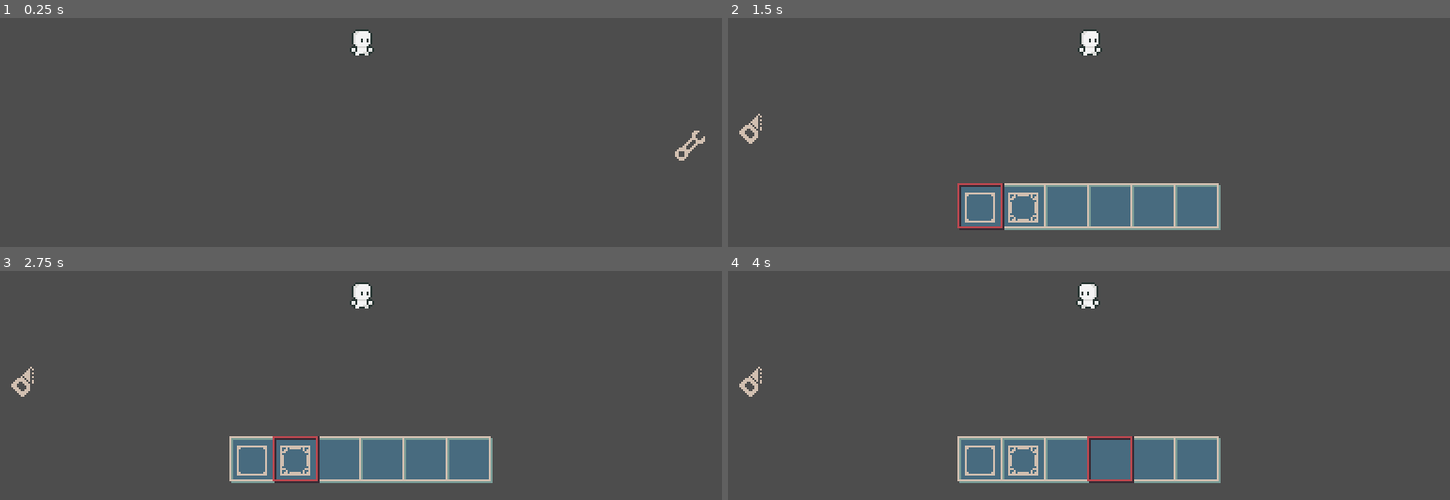
Above: before the commit, frames 1-4 (two rows, left to right).
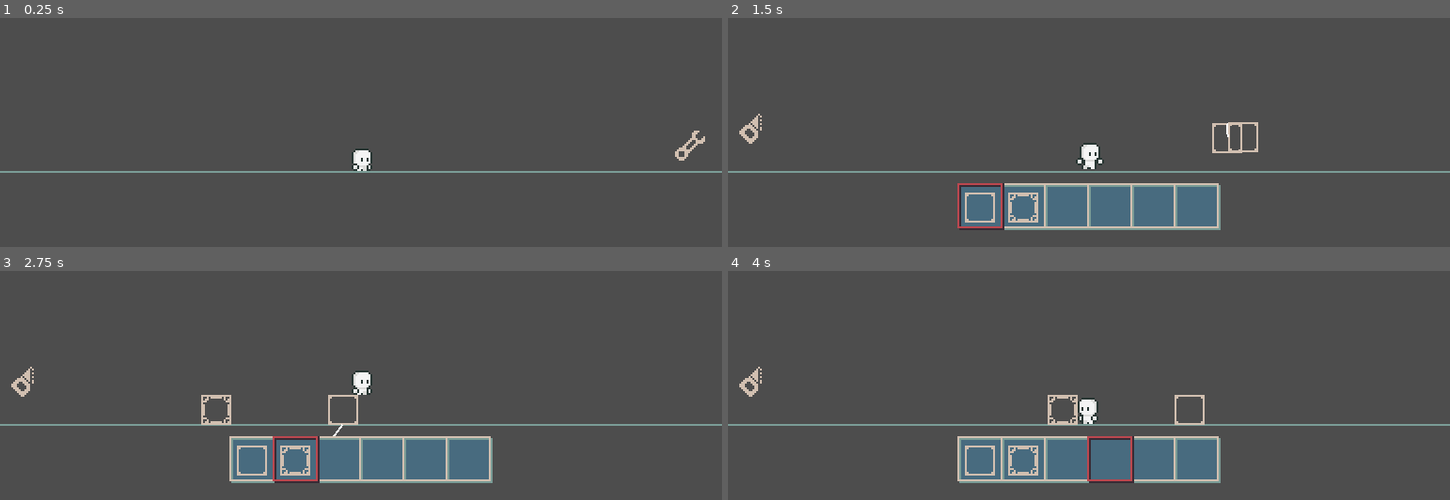
Above: after the commit, the same moments.

Repository: EricSanchezok/galaxy
Game: Godot game, scene res://Main/Maps/Main/main_map.tscn
Two runs of this game, one before a commit and one after it. Both use one fixed random seed, a clock stepped at 60 frames per second and the inputs below. Before the commit the project starts from res://Main/Maps/TestMap/test_map.tscn.
Inputs (mouse positions are in pixels of both pictures, inside the frame that each line leads up to):
- Up to frame 1 (0.25 s): no input
- Up to frame 2 (1.5 s): click (1399, 130) at 0.5 s; move the mouse to (1247, 24) at 1.27 s; hold Right (Right) from 1.28 s (still down); hold 1 (1) from 1.28 s (still down); click (1247, 24) at 1.42 s
- Up to frame 3 (2.75 s): tap Up (Up) at 1.52 s; tap 2 (2) at 1.55 s; release Right (Right) at 2 s; release 1 (1) at 2 s; drag from (216, 316) to (324, 378) at 2.02 s
- Up to frame 4 (4 s): move the mouse to (outside the picture) at 2.77 s; hold Left (Left) 2.78-3.5 s; hold 3 (3) 2.78-3.5 s; click (outside the picture) at 2.92 s; tap 4 (4) at 3.05 s; drag from (1052, 378) to (outside the picture) at 3.52 s

The runs differ from the first frame. In frame 1, 1.4% of the frame differs, in the area x 0-100%, y 4-68%; in frame 2, 1.7%; in frame 3, 1.8%, in the area x 0-100%, y 4-73%; in frame 4, 1.8%.
Error before the commit: Invalid access of index '-1' on a base object of type: 'Array'. (res://Main/Classes/Player/edit_screen.gd:97)
Error after the commit: Invalid access of index '-1' on a base object of type: 'Array'. (res://Main/Classes/Player/edit_screen.gd:98)

Commit message:
鼠标出大问题

Diff:
--- a/Main/Classes/BlockBase/block_base.gd
+++ b/Main/Classes/BlockBase/block_base.gd
@@ -1,8 +1,7 @@
 class_name BlockBase
 extends RigidBody2D
 
-@onready var sprite_2d_icon: Sprite2D = $Sprite2D_Icon
-
+@onready var sprite_2d_texture: Sprite2D = $Sprite2D_Texture
 @onready var collision_shape_2d_phy: CollisionShape2D = $CollisionShape2D_Phy
 @onready var area_2d_drag: Area2D = $Area2D_Drag
 @onready var line_2d_combine: Line2D = $Line2D_Combine
@@ -172,9 +171,9 @@
 	tween_scale = create_tween().set_ease(Tween.EASE_OUT).set_trans(Tween.TRANS_ELASTIC)
 
 	if is_reduce:
-		tween_scale.tween_property(sprite_2d_icon, "scale", Vector2(0.8, 0.8), 0.2)
+		tween_scale.tween_property(sprite_2d_texture, "scale", Vector2(0.8, 0.8), 0.2)
 	else:
-		tween_scale.tween_property(sprite_2d_icon, "scale", Vector2(1.0, 1.0), 0.2)
+		tween_scale.tween_property(sprite_2d_texture, "scale", Vector2(1.0, 1.0), 0.2)
 
 func _on_area_2d_drag_area_entered(area: Area2D) -> void:
 	blocks_nearby.append(area.owner)
--- a/Main/Classes/BlockBase/block_base.tscn
+++ b/Main/Classes/BlockBase/block_base.tscn
@@ -7,7 +7,7 @@
 freeze_mode = 1
 script = ExtResource("1_elwo3")
 
-[node name="Sprite2D_Icon" type="Sprite2D" parent="."]
+[node name="Sprite2D_Texture" type="Sprite2D" parent="."]
 
 [node name="CollisionShape2D_Phy" type="CollisionShape2D" parent="."]
 
--- a/Main/Classes/Button/my_button.gd
+++ b/Main/Classes/Button/my_button.gd
@@ -1,6 +1,6 @@
 extends Button
 
-@onready var texture_rect_icon: TextureRect = $TextureRect_Icon
+@onready var texture_rect_texture: TextureRect = $TextureRect_Texture
 
 var tween_color: Tween
 var tween_scale: Tween
--- a/Main/Classes/Button/my_button.tscn
+++ b/Main/Classes/Button/my_button.tscn
@@ -9,7 +9,7 @@
 theme = ExtResource("1_5ex3f")
 script = ExtResource("1_btbsj")
 
-[node name="TextureRect_Icon" type="TextureRect" parent="."]
+[node name="TextureRect_Texture" type="TextureRect" parent="."]
 custom_minimum_size = Vector2(16, 16)
 layout_mode = 0
 offset_right = 16.0
--- a/Main/Classes/ModelCore/model_core.gd
+++ b/Main/Classes/ModelCore/model_core.gd
@@ -63,7 +63,7 @@
 
 func delete_block(block: BlockBase) -> void:
 	print("Delete Block: ", block)
-	block.core == null
+	block.core = null
 
 	total_mass -= block.mass
 	mass = total_mass
--- a/Main/Classes/Player/edit_screen.gd
+++ b/Main/Classes/Player/edit_screen.gd
@@ -10,6 +10,7 @@
 
 @onready var button_delete_block: Button = $HBoxContainer/Control_Left/ButtonDeleteBlock
 
+@onready var camera_2d: Camera2D = $"../../Camera2D"
 
 var blocks = {
 	0: preload("res://Main/Scenes/Blocks/Structures/LightArmor/light_armor.tscn"),
@@ -136,8 +137,9 @@
 	items[index].icon_id = -1
 
 func block_follow_cursor() -> void:
-	var mouse_position = get_global_mouse_position()
-
+	var mouse_position = get_global_mouse_position() + camera_2d.global_position - get_viewport_rect().size / 2
+	print(camera_2d.global_position)
+	# print(mouse_position + camera_2d.global_position)
 	if len(prep_blocks) > 0 and is_instance_valid(prep_blocks[-1]) and prep_blocks[-1].state == BlockBase.State.ON_CURSOR:
 		prep_blocks[-1].global_position = mouse_position
 		prep_blocks[-1].rotation = block_rotation
--- a/Main/Classes/Player/player.gd
+++ b/Main/Classes/Player/player.gd
@@ -1,7 +1,7 @@
 class_name Player
 extends CharacterBody2D
 
-@onready var sprite_2d_icon: Sprite2D = $Sprite2D_Icon
+@onready var sprite_2d_texture: Sprite2D = $Sprite2D_Texture
 @onready var coyote_timer: Timer = $CoyoteTimer
 @onready var jump_request_timer: Timer = $JumpRequestTimer
 @onready var animation_player: AnimationPlayer = $AnimationPlayer
@@ -23,7 +23,7 @@
 	velocity.y += gravity * _delta
 
 	if not is_zero_approx(direction):
-		sprite_2d_icon.flip_h = direction < 0
+		sprite_2d_texture.flip_h = direction < 0
 
 	move_and_slide()
 
--- a/Main/Classes/Player/player.tscn
+++ b/Main/Classes/Player/player.tscn
@@ -242,7 +242,7 @@
 tracks/0/type = "value"
 tracks/0/imported = false
 tracks/0/enabled = true
-tracks/0/path = NodePath("Sprite2D_Icon:texture:atlas")
+tracks/0/path = NodePath("Sprite2D_Texture:texture:atlas")
 tracks/0/interp = 1
 tracks/0/loop_wrap = true
 tracks/0/keys = {
@@ -254,7 +254,7 @@
 tracks/1/type = "value"
 tracks/1/imported = false
 tracks/1/enabled = true
-tracks/1/path = NodePath("Sprite2D_Icon:frame_coords")
+tracks/1/path = NodePath("Sprite2D_Texture:frame_coords")
 tracks/1/interp = 1
 tracks/1/loop_wrap = true
 tracks/1/keys = {
@@ -272,7 +272,7 @@
 tracks/0/type = "value"
 tracks/0/imported = false
 tracks/0/enabled = true
-tracks/0/path = NodePath("Sprite2D_Icon:texture:atlas")
+tracks/0/path = NodePath("Sprite2D_Texture:texture:atlas")
 tracks/0/interp = 1
 tracks/0/loop_wrap = true
 tracks/0/keys = {
@@ -284,7 +284,7 @@
 tracks/1/type = "value"
 tracks/1/imported = false
 tracks/1/enabled = true
-tracks/1/path = NodePath("Sprite2D_Icon:hframes")
+tracks/1/path = NodePath("Sprite2D_Texture:hframes")
 tracks/1/interp = 1
 tracks/1/loop_wrap = true
 tracks/1/keys = {
@@ -296,7 +296,7 @@
 tracks/2/type = "value"
 tracks/2/imported = false
 tracks/2/enabled = true
-tracks/2/path = NodePath("Sprite2D_Icon:vframes")
+tracks/2/path = NodePath("Sprite2D_Texture:vframes")
 tracks/2/interp = 1
 tracks/2/loop_wrap = true
 tracks/2/keys = {
@@ -308,7 +308,7 @@
 tracks/3/type = "value"
 tracks/3/imported = false
 tracks/3/enabled = true
-tracks/3/path = NodePath("Sprite2D_Icon:frame_coords")
+tracks/3/path = NodePath("Sprite2D_Texture:frame_coords")
 tracks/3/interp = 1
 tracks/3/loop_wrap = true
 tracks/3/keys = {
@@ -326,7 +326,7 @@
 tracks/0/type = "value"
 tracks/0/imported = false
 tracks/0/enabled = true
-tracks/0/path = NodePath("Sprite2D_Icon:texture:atlas")
+tracks/0/path = NodePath("Sprite2D_Texture:texture:atlas")
 tracks/0/interp = 1
 tracks/0/loop_wrap = true
 tracks/0/keys = {
@@ -338,7 +338,7 @@
 tracks/1/type = "value"
 tracks/1/imported = false
 tracks/1/enabled = true
-tracks/1/path = NodePath("Sprite2D_Icon:hframes")
+tracks/1/path = NodePath("Sprite2D_Texture:hframes")
 tracks/1/interp = 1
 tracks/1/loop_wrap = true
 tracks/1/keys = {
@@ -350,7 +350,7 @@
 tracks/2/type = "value"
 tracks/2/imported = false
 tracks/2/enabled = true
-tracks/2/path = NodePath("Sprite2D_Icon:vframes")
+tracks/2/path = NodePath("Sprite2D_Texture:vframes")
 tracks/2/interp = 1
 tracks/2/loop_wrap = true
 tracks/2/keys = {
@@ -362,7 +362,7 @@
 tracks/3/type = "value"
 tracks/3/imported = false
 tracks/3/enabled = true
-tracks/3/path = NodePath("Sprite2D_Icon:frame_coords")
+tracks/3/path = NodePath("Sprite2D_Texture:frame_coords")
 tracks/3/interp = 1
 tracks/3/loop_wrap = true
 tracks/3/keys = {
@@ -380,7 +380,7 @@
 tracks/0/type = "value"
 tracks/0/imported = false
 tracks/0/enabled = true
-tracks/0/path = NodePath("Sprite2D_Icon:frame_coords")
+tracks/0/path = NodePath("Sprite2D_Texture:frame_coords")
 tracks/0/interp = 1
 tracks/0/loop_wrap = true
 tracks/0/keys = {
@@ -392,7 +392,7 @@
 tracks/1/type = "value"
 tracks/1/imported = false
 tracks/1/enabled = true
-tracks/1/path = NodePath("Sprite2D_Icon:texture:atlas")
+tracks/1/path = NodePath("Sprite2D_Texture:texture:atlas")
 tracks/1/interp = 1
 tracks/1/loop_wrap = true
 tracks/1/keys = {
@@ -404,7 +404,7 @@
 tracks/2/type = "value"
 tracks/2/imported = false
 tracks/2/enabled = true
-tracks/2/path = NodePath("Sprite2D_Icon:hframes")
+tracks/2/path = NodePath("Sprite2D_Texture:hframes")
 tracks/2/interp = 1
 tracks/2/loop_wrap = true
 tracks/2/keys = {
@@ -416,7 +416,7 @@
 tracks/3/type = "value"
 tracks/3/imported = false
 tracks/3/enabled = true
-tracks/3/path = NodePath("Sprite2D_Icon:vframes")
+tracks/3/path = NodePath("Sprite2D_Texture:vframes")
 tracks/3/interp = 1
 tracks/3/loop_wrap = true
 tracks/3/keys = {
@@ -434,7 +434,7 @@
 tracks/0/type = "value"
 tracks/0/imported = false
 tracks/0/enabled = true
-tracks/0/path = NodePath("Sprite2D_Icon:frame_coords")
+tracks/0/path = NodePath("Sprite2D_Texture:frame_coords")
 tracks/0/interp = 1
 tracks/0/loop_wrap = true
 tracks/0/keys = {
@@ -446,7 +446,7 @@
 tracks/1/type = "value"
 tracks/1/imported = false
 tracks/1/enabled = true
-tracks/1/path = NodePath("Sprite2D_Icon:texture:atlas")
+tracks/1/path = NodePath("Sprite2D_Texture:texture:atlas")
 tracks/1/interp = 1
 tracks/1/loop_wrap = true
 tracks/1/keys = {
@@ -458,7 +458,7 @@
 tracks/2/type = "value"
 tracks/2/imported = false
 tracks/2/enabled = true
-tracks/2/path = NodePath("Sprite2D_Icon:hframes")
+tracks/2/path = NodePath("Sprite2D_Texture:hframes")
 tracks/2/interp = 1
 tracks/2/loop_wrap = true
 tracks/2/keys = {
@@ -470,7 +470,7 @@
 tracks/3/type = "value"
 tracks/3/imported = false
 tracks/3/enabled = true
-tracks/3/path = NodePath("Sprite2D_Icon:vframes")
+tracks/3/path = NodePath("Sprite2D_Texture:vframes")
 tracks/3/interp = 1
 tracks/3/loop_wrap = true
 tracks/3/keys = {
@@ -488,7 +488,7 @@
 tracks/0/type = "value"
 tracks/0/imported = false
 tracks/0/enabled = true
-tracks/0/path = NodePath("Sprite2D_Icon:texture:atlas")
+tracks/0/path = NodePath("Sprite2D_Texture:texture:atlas")
 tracks/0/interp = 1
 tracks/0/loop_wrap = true
 tracks/0/keys = {
@@ -500,7 +500,7 @@
 tracks/1/type = "value"
 tracks/1/imported = false
 tracks/1/enabled = true
-tracks/1/path = NodePath("Sprite2D_Icon:hframes")
+tracks/1/path = NodePath("Sprite2D_Texture:hframes")
 tracks/1/interp = 1
 tracks/1/loop_wrap = true
 tracks/1/keys = {
@@ -512,7 +512,7 @@
 tracks/2/type = "value"
 tracks/2/imported = false
 tracks/2/enabled = true
-tracks/2/path = NodePath("Sprite2D_Icon:vframes")
+tracks/2/path = NodePath("Sprite2D_Texture:vframes")
 tracks/2/interp = 1
 tracks/2/loop_wrap = true
 tracks/2/keys = {
@@ -524,7 +524,7 @@
 tracks/3/type = "value"
 tracks/3/imported = false
 tracks/3/enabled = true
-tracks/3/path = NodePath("Sprite2D_Icon:frame_coords")
+tracks/3/path = NodePath("Sprite2D_Texture:frame_coords")
 tracks/3/interp = 1
 tracks/3/loop_wrap = true
 tracks/3/keys = {
@@ -542,7 +542,7 @@
 tracks/0/type = "value"
 tracks/0/imported = false
 tracks/0/enabled = true
-tracks/0/path = NodePath("Sprite2D_Icon:texture:atlas")
+tracks/0/path = NodePath("Sprite2D_Texture:texture:atlas")
 tracks/0/interp = 1
 tracks/0/loop_wrap = true
 tracks/0/keys = {
@@ -554,7 +554,7 @@
 tracks/1/type = "value"
 tracks/1/imported = false
 tracks/1/enabled = true
-tracks/1/path = NodePath("Sprite2D_Icon:hframes")
+tracks/1/path = NodePath("Sprite2D_Texture:hframes")
 tracks/1/interp = 1
 tracks/1/loop_wrap = true
 tracks/1/keys = {
@@ -566,7 +566,7 @@
 tracks/2/type = "value"
 tracks/2/imported = false
 tracks/2/enabled = true
-tracks/2/path = NodePath("Sprite2D_Icon:vframes")
+tracks/2/path = NodePath("Sprite2D_Texture:vframes")
 tracks/2/interp = 1
 tracks/2/loop_wrap = true
 tracks/2/keys = {
@@ -578,7 +578,7 @@
 tracks/3/type = "value"
 tracks/3/imported = false
 tracks/3/enabled = true
-tracks/3/path = NodePath("Sprite2D_Icon:frame_coords")
+tracks/3/path = NodePath("Sprite2D_Texture:frame_coords")
 tracks/3/interp = 1
 tracks/3/loop_wrap = true
 tracks/3/keys = {
@@ -596,7 +596,7 @@
 tracks/0/type = "value"
 tracks/0/imported = false
 tracks/0/enabled = true
-tracks/0/path = NodePath("Sprite2D_Icon:texture:atlas")
+tracks/0/path = NodePath("Sprite2D_Texture:texture:atlas")
 tracks/0/interp = 1
 tracks/0/loop_wrap = true
 tracks/0/keys = {
@@ -608,7 +608,7 @@
 tracks/1/type = "value"
 tracks/1/imported = false
 tracks/1/enabled = true
-tracks/1/path = NodePath("Sprite2D_Icon:hframes")
+tracks/1/path = NodePath("Sprite2D_Texture:hframes")
 tracks/1/interp = 1
 tracks/1/loop_wrap = true
 tracks/1/keys = {
@@ -620,7 +620,7 @@
 tracks/2/type = "value"
 tracks/2/imported = false
 tracks/2/enabled = true
-tracks/2/path = NodePath("Sprite2D_Icon:vframes")
+tracks/2/path = NodePath("Sprite2D_Texture:vframes")
 tracks/2/interp = 1
 tracks/2/loop_wrap = true
 tracks/2/keys = {
@@ -632,7 +632,7 @@
 tracks/3/type = "value"
 tracks/3/imported = false
 tracks/3/enabled = true
-tracks/3/path = NodePath("Sprite2D_Icon:frame_coords")
+tracks/3/path = NodePath("Sprite2D_Texture:frame_coords")
 tracks/3/interp = 1
 tracks/3/loop_wrap = true
 tracks/3/keys = {
@@ -649,7 +649,7 @@
 tracks/0/type = "value"
 tracks/0/imported = false
 tracks/0/enabled = true
-tracks/0/path = NodePath("Sprite2D_Icon:texture:atlas")
+tracks/0/path = NodePath("Sprite2D_Texture:texture:atlas")
 tracks/0/interp = 1
 tracks/0/loop_wrap = true
 tracks/0/keys = {
@@ -661,7 +661,7 @@
 tracks/1/type = "value"
 tracks/1/imported = false
 tracks/1/enabled = true
-tracks/1/path = NodePath("Sprite2D_Icon:hframes")
+tracks/1/path = NodePath("Sprite2D_Texture:hframes")
 tracks/1/interp = 1
 tracks/1/loop_wrap = true
 tracks/1/keys = {
@@ -673,7 +673,7 @@
 tracks/2/type = "value"
 tracks/2/imported = false
 tracks/2/enabled = true
-tracks/2/path = NodePath("Sprite2D_Icon:vframes")
+tracks/2/path = NodePath("Sprite2D_Texture:vframes")
 tracks/2/interp = 1
 tracks/2/loop_wrap = true
 tracks/2/keys = {
@@ -685,7 +685,7 @@
 tracks/3/type = "value"
 tracks/3/imported = false
 tracks/3/enabled = true
-tracks/3/path = NodePath("Sprite2D_Icon:frame_coords")
+tracks/3/path = NodePath("Sprite2D_Texture:frame_coords")
 tracks/3/interp = 1
 tracks/3/loop_wrap = true
 tracks/3/keys = {
@@ -703,7 +703,7 @@
 tracks/0/type = "value"
 tracks/0/imported = false
 tracks/0/enabled = true
-tracks/0/path = NodePath("Sprite2D_Icon:texture:atlas")
+tracks/0/path = NodePath("Sprite2D_Texture:texture:atlas")
 tracks/0/interp = 1
 tracks/0/loop_wrap = true
 tracks/0/keys = {
@@ -715,7 +715,7 @@
 tracks/1/type = "value"
 tracks/1/imported = false
 tracks/1/enabled = true
-tracks/1/path = NodePath("Sprite2D_Icon:hframes")
+tracks/1/path = NodePath("Sprite2D_Texture:hframes")
 tracks/1/interp = 1
 tracks/1/loop_wrap = true
 tracks/1/keys = {
@@ -727,7 +727,7 @@
 tracks/2/type = "value"
 tracks/2/imported = false
 tracks/2/enabled = true
-tracks/2/path = NodePath("Sprite2D_Icon:vframes")
+tracks/2/path = NodePath("Sprite2D_Texture:vframes")
 tracks/2/interp = 1
 tracks/2/loop_wrap = true
 tracks/2/keys = {
@@ -739,7 +739,7 @@
 tracks/3/type = "value"
 tracks/3/imported = false
 tracks/3/enabled = true
-tracks/3/path = NodePath("Sprite2D_Icon:frame_coords")
+tracks/3/path = NodePath("Sprite2D_Texture:frame_coords")
 tracks/3/interp = 1
 tracks/3/loop_wrap = true
 tracks/3/keys = {
@@ -757,7 +757,7 @@
 tracks/0/type = "value"
 tracks/0/imported = false
 tracks/0/enabled = true
-tracks/0/path = NodePath("Sprite2D_Icon:texture:atlas")
+tracks/0/path = NodePath("Sprite2D_Texture:texture:atlas")
 tracks/0/interp = 1
 tracks/0/loop_wrap = true
 tracks/0/keys = {
@@ -769,7 +769,7 @@
 tracks/1/type = "value"
 tracks/1/imported = false
 tracks/1/enabled = true
-tracks/1/path = NodePath("Sprite2D_Icon:hframes")
+tracks/1/path = NodePath("Sprite2D_Texture:hframes")
 tracks/1/interp = 1
 tracks/1/loop_wrap = true
 tracks/1/keys = {
@@ -781,7 +781,7 @@
 tracks/2/type = "value"
 tracks/2/imported = false
 tracks/2/enabled = true
-tracks/2/path = NodePath("Sprite2D_Icon:vframes")
+tracks/2/path = NodePath("Sprite2D_Texture:vframes")
 tracks/2/interp = 1
 tracks/2/loop_wrap = true
 tracks/2/keys = {
@@ -793,7 +793,7 @@
 tracks/3/type = "value"
 tracks/3/imported = false
 tracks/3/enabled = true
-tracks/3/path = NodePath("Sprite2D_Icon:frame_coords")
+tracks/3/path = NodePath("Sprite2D_Texture:frame_coords")
 tracks/3/interp = 1
 tracks/3/loop_wrap = true
 tracks/3/keys = {
@@ -958,11 +958,11 @@
 "": SubResource("AnimationLibrary_8tskc")
 }
 
-[node name="Sprite2D_Icon" type="Sprite2D" parent="."]
+[node name="Sprite2D_Texture" type="Sprite2D" parent="."]
 texture = SubResource("AtlasTexture_1skt7")
-hframes = 6
+hframes = 4
 vframes = 4
-frame = 19
+frame = 13
 
 [node name="CollisionShape2D" type="CollisionShape2D" parent="."]
 shape = SubResource("CapsuleShape2D_ae2ux")
@@ -984,6 +984,8 @@
 one_shot = true
 
 [node name="Camera2D" type="Camera2D" parent="."]
+limit_bottom = 40
+position_smoothing_speed = 12.0
 
 [connection signal="pressed" from="CanvasLayer/StatusScreen/ButtonEdit" to="CanvasLayer/StatusScreen" method="_on_button_edit_pressed"]
 [connection signal="pressed" from="CanvasLayer/StatusScreen/ButtonEdit" to="CanvasLayer/EditScreen" method="_on_button_edit_pressed"]
--- /dev/null
+++ b/Main/Maps/Main/main_map.tscn
@@ -0,0 +1,36 @@
+[gd_scene load_steps=3 format=3 uid="uid://b4s6i7miks016"]
+
+[ext_resource type="PackedScene" uid="uid://d3jq6jyru50ug" path="res://Main/Classes/Player/player.tscn" id="1_r0qfl"]
+
+[sub_resource type="RectangleShape2D" id="RectangleShape2D_vffb4"]
+size = Vector2(1000, 1)
+
+[node name="MainMap" type="Node2D"]
+
+[node name="CanvasLayer" type="CanvasLayer" parent="."]
+layer = -100
+visible = false
+
+[node name="ColorRect_Bg" type="ColorRect" parent="CanvasLayer"]
+anchors_preset = 15
+anchor_right = 1.0
+anchor_bottom = 1.0
+grow_horizontal = 2
+grow_vertical = 2
+color = Color(0.223529, 0.168627, 0.207843, 1)
+
+[node name="Line2D_Horizon" type="Line2D" parent="."]
+points = PackedVector2Array(-1000, 0, 1000, 0)
+width = 1.0
+default_color = Color(0.478431, 0.611765, 0.588235, 1)
+
+[node name="StaticBody2D_Horizon" type="StaticBody2D" parent="Line2D_Horizon"]
+collision_layer = 2
+collision_mask = 5
+
+[node name="CollisionShape2D" type="CollisionShape2D" parent="Line2D_Horizon/StaticBody2D_Horizon"]
+shape = SubResource("RectangleShape2D_vffb4")
+debug_color = Color(0.77318, 0.442552, 0, 0.42)
+
+[node name="Player" parent="." instance=ExtResource("1_r0qfl")]
+position = Vector2(0, -30)
--- a/Main/Maps/TestMap/test_map.tscn
+++ b/Main/Maps/TestMap/test_map.tscn
@@ -1,22 +1,26 @@
-[gd_scene load_steps=5 format=3 uid="uid://e6ylyatov72p"]
+[gd_scene load_steps=4 format=3 uid="uid://e6ylyatov72p"]
 
 [ext_resource type="Script" path="res://Main/Maps/TestMap/test_map.gd" id="1_40lxb"]
 [ext_resource type="PackedScene" uid="uid://d3jq6jyru50ug" path="res://Main/Classes/Player/player.tscn" id="2_ew28h"]
-[ext_resource type="PackedScene" uid="uid://btdvdowbcy1vi" path="res://Main/Scenes/Planets/StartPlanet/start_planet.tscn" id="2_yy7u8"]
 
-[sub_resource type="CircleShape2D" id="CircleShape2D_q5q4c"]
-radius = 120.0
+[sub_resource type="RectangleShape2D" id="RectangleShape2D_swbna"]
+size = Vector2(1000, 1)
 
 [node name="TestMap" type="Node2D"]
 script = ExtResource("1_40lxb")
 
-[node name="StartPlanet" parent="." instance=ExtResource("2_yy7u8")]
+[node name="Line2D_Horizon" type="Line2D" parent="."]
+points = PackedVector2Array(-1000, 0, 1000, 0)
+width = 1.0
+default_color = Color(0.478431, 0.611765, 0.588235, 1)
 
-[node name="RigidBody2D" type="RigidBody2D" parent="StartPlanet"]
+[node name="StaticBody2D_Horizon" type="StaticBody2D" parent="Line2D_Horizon"]
+collision_layer = 2
+collision_mask = 5
 
-[node name="CollisionShape2D" type="CollisionShape2D" parent="StartPlanet/RigidBody2D"]
-shape = SubResource("CircleShape2D_q5q4c")
-debug_color = Color(0.935634, 2.03112e-05, 0.635579, 0.42)
+[node name="CollisionShape2D" type="CollisionShape2D" parent="Line2D_Horizon/StaticBody2D_Horizon"]
+shape = SubResource("RectangleShape2D_swbna")
+debug_color = Color(0.77318, 0.442552, 0, 0.42)
 
 [node name="Player" parent="." instance=ExtResource("2_ew28h")]
-position = Vector2(2, -157)
+position = Vector2(1, -130)
--- a/Main/Scenes/Blocks/Structures/HeavyArmor/heavy_armor.tscn
+++ b/Main/Scenes/Blocks/Structures/HeavyArmor/heavy_armor.tscn
@@ -24,8 +24,8 @@
 id = 1
 max_durability = 100
 
-[node name="Sprite2D_Icon" parent="." index="0"]
-texture = SubResource("AtlasTexture_faxma")
+[node name="Sprite2D_Texture" parent="." index="0"]
+texture = SubResource("AtlasTexture_ns1h7")
 
 [node name="CollisionShape2D_Phy" parent="." index="1"]
 shape = SubResource("RectangleShape2D_eoxi5")
--- a/Main/Scenes/Blocks/Structures/LightArmor/light_armor.tscn
+++ b/Main/Scenes/Blocks/Structures/LightArmor/light_armor.tscn
@@ -21,8 +21,8 @@
 [node name="LightArmor" instance=ExtResource("1_atuuj")]
 script = ExtResource("2_mwqnf")
 
-[node name="Sprite2D_Icon" parent="." index="0"]
-texture = SubResource("AtlasTexture_d0mhx")
+[node name="Sprite2D_Texture" parent="." index="0"]
+texture = SubResource("AtlasTexture_5ocns")
 
 [node name="CollisionShape2D_Phy" parent="." index="1"]
 shape = SubResource("RectangleShape2D_knscl")
--- a/Main/Scenes/Planets/StartPlanet/start_planet.gd
+++ /dev/null
@@ -1 +0,0 @@
-extends GravField
--- a/Main/Scenes/Planets/StartPlanet/start_planet.tscn
+++ /dev/null
@@ -1,13 +0,0 @@
-[gd_scene load_steps=4 format=3 uid="uid://btdvdowbcy1vi"]
-
-[ext_resource type="PackedScene" uid="uid://b2d74k8bc28bc" path="res://Main/Classes/GravitationalField/gravitational_field.tscn" id="1_xhosd"]
-[ext_resource type="Script" path="res://Main/Scenes/Planets/StartPlanet/start_planet.gd" id="2_0p2ng"]
-
-[sub_resource type="CircleShape2D" id="CircleShape2D_v02vo"]
-radius = 512.0
-
-[node name="StartPlanet" instance=ExtResource("1_xhosd")]
-script = ExtResource("2_0p2ng")
-
-[node name="CollisionShape2D_Grav" parent="." index="0"]
-shape = SubResource("CircleShape2D_v02vo")
--- a/Main/Scenes/Ui/ButtonCross/button_cross.tscn
+++ b/Main/Scenes/Ui/ButtonCross/button_cross.tscn
@@ -3,11 +3,11 @@
 [ext_resource type="PackedScene" uid="uid://cplec8vnuoeeu" path="res://Main/Classes/Button/my_button.tscn" id="1_s84br"]
 [ext_resource type="Texture2D" uid="uid://ck1362ctg5b0f" path="res://Assets/Ui/Ui.png" id="3_aango"]
 
-[sub_resource type="AtlasTexture" id="AtlasTexture_g7wap"]
+[sub_resource type="AtlasTexture" id="AtlasTexture_sv4k3"]
 atlas = ExtResource("3_aango")
 region = Rect2(32, 0, 16, 16)
 
 [node name="ButtonCross" instance=ExtResource("1_s84br")]
 
-[node name="TextureRect_Icon" parent="." index="0"]
-texture = SubResource("AtlasTexture_g7wap")
+[node name="TextureRect_Texture" parent="." index="0"]
+texture = SubResource("AtlasTexture_sv4k3")
--- a/Main/Scenes/Ui/ButtonDeleteBlock/button_delete_block.tscn
+++ b/Main/Scenes/Ui/ButtonDeleteBlock/button_delete_block.tscn
@@ -3,11 +3,11 @@
 [ext_resource type="PackedScene" uid="uid://cplec8vnuoeeu" path="res://Main/Classes/Button/my_button.tscn" id="1_otsox"]
 [ext_resource type="Texture2D" uid="uid://ck1362ctg5b0f" path="res://Assets/Ui/Ui.png" id="3_52fbl"]
 
-[sub_resource type="AtlasTexture" id="AtlasTexture_ovuw7"]
+[sub_resource type="AtlasTexture" id="AtlasTexture_n20i4"]
 atlas = ExtResource("3_52fbl")
 region = Rect2(64, 0, 16, 16)
 
 [node name="ButtonDeleteBlock" instance=ExtResource("1_otsox")]
 
-[node name="TextureRect_Icon" parent="." index="0"]
-texture = SubResource("AtlasTexture_ovuw7")
+[node name="TextureRect_Texture" parent="." index="0"]
+texture = SubResource("AtlasTexture_n20i4")
--- a/Main/Scenes/Ui/ButtonEdit/button_edit.tscn
+++ b/Main/Scenes/Ui/ButtonEdit/button_edit.tscn
@@ -14,5 +14,5 @@
 size_flags_vertical = 3
 icon_alignment = 1
 
-[node name="TextureRect_Icon" parent="." index="0"]
-texture = SubResource("AtlasTexture_pw6e4")
+[node name="TextureRect_Texture" parent="." index="0"]
+texture = SubResource("AtlasTexture_j11t0")
--- a/project.godot
+++ b/project.godot
@@ -11,7 +11,7 @@
 [application]
 
 config/name="Galaxy"
-run/main_scene="res://Main/Maps/TestMap/test_map.tscn"
+run/main_scene="res://Main/Maps/Main/main_map.tscn"
 config/features=PackedStringArray("4.3", "Forward Plus")
 config/icon="res://icon.svg"
 
@@ -112,13 +112,6 @@
 2d_physics/layer_4="BlockDrag"
 2d_physics/layer_5="BlockMouse"
 
-[physics]
-
-2d/default_gravity=0.0
-2d/default_gravity_vector=Vector2(0, 0)
-2d/default_linear_damp=0.0
-2d/default_angular_damp=0.0
-
 [rendering]
 
 textures/canvas_textures/default_texture_filter=0
Binary file removed: Assets/Earth.aseprite
Binary file added: Assets/Terrain/Terrain.aseprite
Binary file added: Assets/Terrain/Terrain.png
Not shown, added: Assets/Terrain/Terrain.png.import
Not shown: 1 places in Main/Scenes/Blocks/Structures/HeavyArmor/heavy_armor.tscn that only renumber resources
Not shown: 1 places in Main/Scenes/Blocks/Structures/LightArmor/light_armor.tscn that only renumber resources
Not shown: 1 places in Main/Scenes/Ui/ButtonEdit/button_edit.tscn that only renumber resources
